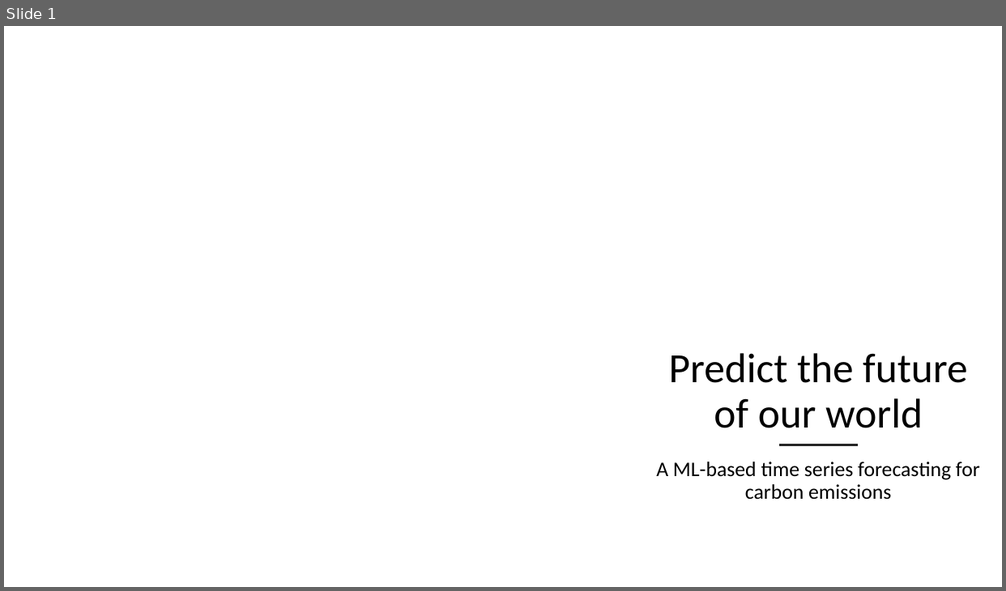
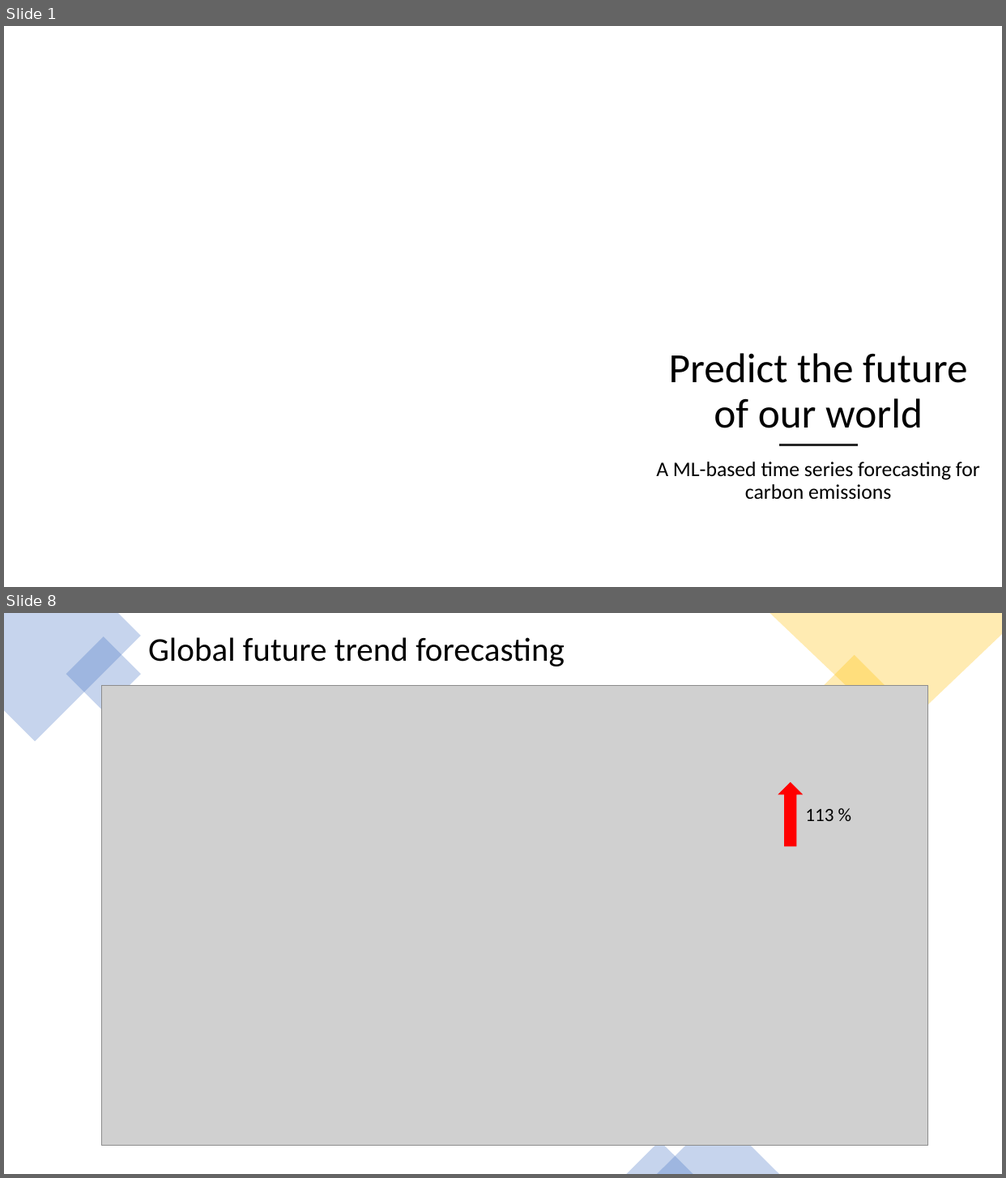
Before and after one commit to danilogiarlini/Global-CO2-Emission-Forecasting, a slide deck: Visualization/GlobalCO2Emission.pptx. Shown one above the other, each under a label of ours: slide 1 before the commit, slides 1 and 8 after it; the slides between them are not shown. The pictures are 1006x591 and 1006x1178 pixels, drawn with LibreOffice and Linux fonts; fonts in the diff are those of the drawing; grey boxes stand for pictures; background and template pictures are left out. Boxes give left, top, right and bottom in pixels: in the first picture for what was removed or moved away, otherwise in the second. Text is boxed around its words. In the diff, an @@ line names an element or a change of style, - is before the commit and + after.

```diff
--- a/Visualization/GlobalCO2Emission.pptx
+++ b/Visualization/GlobalCO2Emission.pptx
@@ slide 8 added at [4, 613, 1002, 1174], background #FFFFFF @@
@@ freeform shape added at [4, 613, 141, 742], fill #4472C4 at 30% opacity @@
@@ rectangle added at [66, 636, 142, 712], fill #4472C4 at 30% opacity @@
@@ freeform shape added at [769, 613, 1002, 735], fill #FFC000 at 30% opacity @@
@@ text added at [148, 637, 565, 666], 32 pt, text #000000 @@
+Global future trend forecasting
@@ rectangle added at [814, 655, 893, 735], fill #FFC000 at 30% opacity @@
@@ picture added at [102, 686, 928, 1146] @@
@@ up arrow added at [780, 783, 802, 845], fill #FF0000, outline #FF0000 1 pt @@
@@ text added at [805, 809, 833, 821], 18 pt, text #000000 @@
+113 %
@@ triangle added at [657, 1114, 779, 1174], fill #4472C4 at 30% opacity @@
@@ triangle added at [627, 1142, 693, 1174], fill #4472C4 at 30% opacity @@
```
Also in this commit, not shown: 12 slides changed, 1 slide removed, 5 other files.
